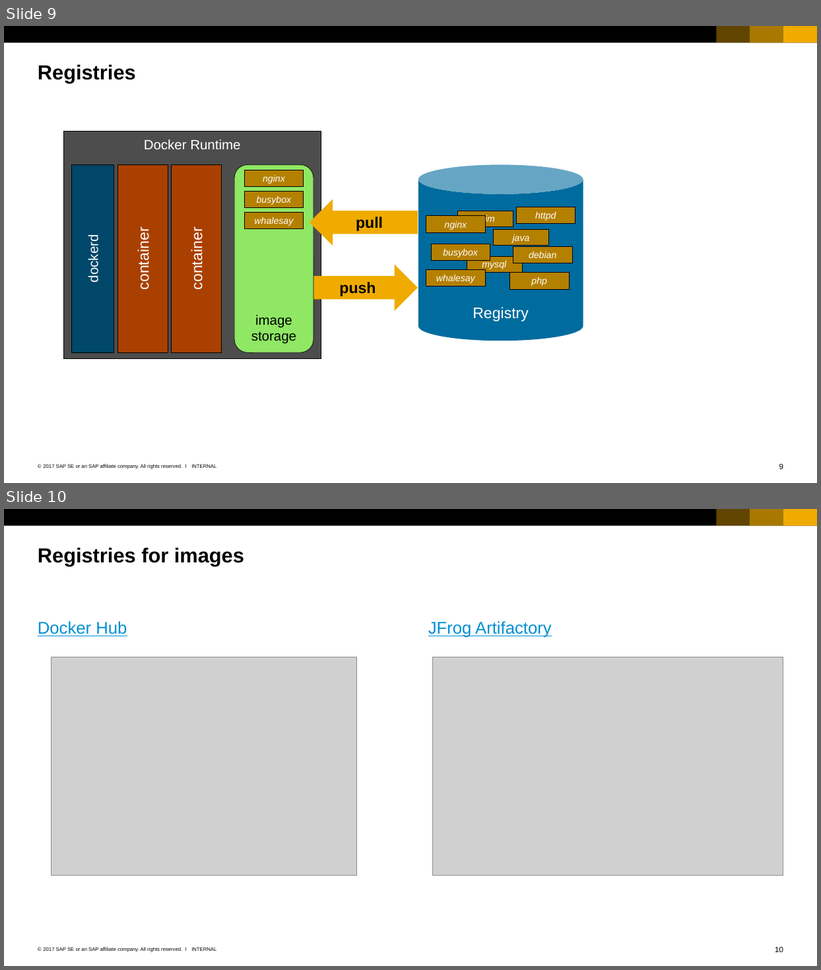
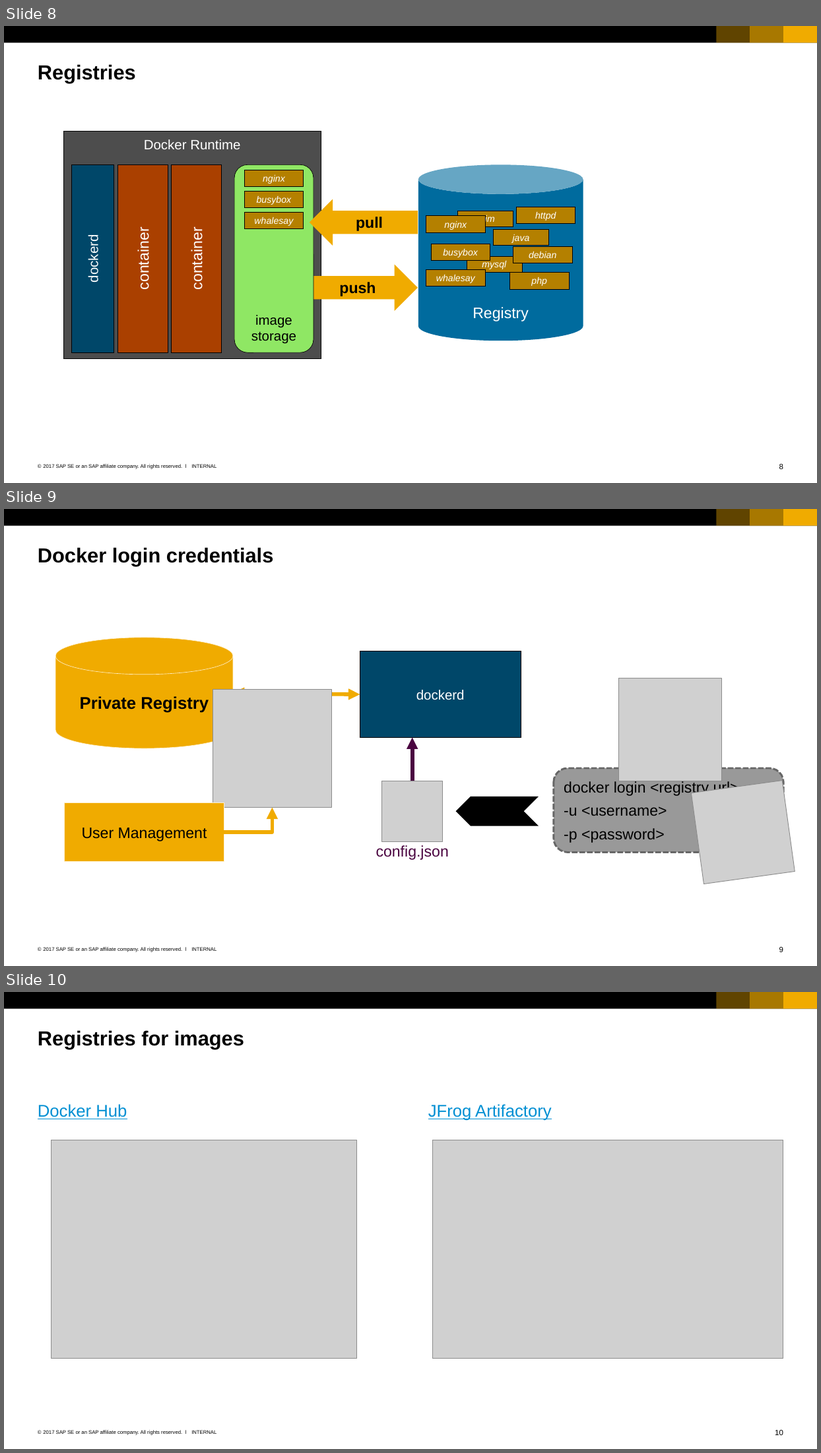
Before and after one commit to cuijiyao01/docker-k8s-training, a slide deck: docker/03_Images.pptx. Shown one above the other, each under a label of ours: slides 9 and 10 before the commit, slides 8, 9 and 10 after it. The pictures are 821x970 and 821x1453 pixels, drawn with LibreOffice and Linux fonts; fonts in the diff are those of the drawing; grey boxes stand for pictures. Boxes give left, top, right and bottom in pixels: in the first picture for what was removed or moved away, otherwise in the second. Text is boxed around its words. In the diff, an @@ line names an element or a change of style, - is before the commit and + after.

Commit message:
Refactoring of Docker content.

```diff
--- a/docker/03_Images.pptx
+++ b/docker/03_Images.pptx
@@ slide 9 added at (4, 509, 817, 966), background #FFFFFF; not listed: 7 template elements that a slide beside it also shows @@
@@ title added at (38, 547, 274, 566), 24 pt, text #000000, bold @@
+Docker login credentials
@@ cylinder added at (56, 638, 233, 749), fill #F0AB00, outline #FFEFC9 0.5 pt, 20 pt, text #000000, bold @@
+Private Registry
@@ rectangle added at (360, 652, 521, 737), fill #00476A, outline #000000 0.5 pt, 16 pt, text #FFFFFF @@
+dockerd
@@ picture added at (618, 678, 721, 781) @@
@@ picture added at (213, 689, 331, 808) @@
@@ double arrow added from (233, 693) to (360, 694), #F0AB00 4.5 pt @@
@@ arrow added from (413, 781) to (413, 737), #4C0541 4.5 pt @@
@@ picture added at (382, 781, 443, 842) @@
@@ rounded rectangle added at (554, 768, 783, 852), fill #999999, outline #666666 2.25 pt dashed, 18 pt, text #000000 @@
+docker login <registry url>
+-u <username>
+-p <password>
@@ picture added at (691, 780, 795, 885) @@
@@ rectangle added at (64, 803, 224, 862), fill #F0AB00, outline #FFEFC9 0.5 pt, 18 pt, text #000000 @@
+User Management
@@ chevron added at (455, 797, 539, 826), fill #000000 @@
@@ elbow arrow added from (224, 832) to (272, 808), #F0AB00 4.5 pt @@
@@ text added at (376, 846, 449, 860), 18 pt, text #4C0541 @@
+config.json
@@ what was slide 9 is now slide 8 @@
```
Also in this commit, not shown: 3 slides removed, 14 other files.
